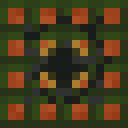
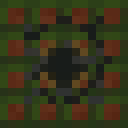
Before/after of a (128, 128) layered artwork. What changed in the layer stack:
added layer "Layer 11" above "Layer 10" over [8, 8, 120, 120]
